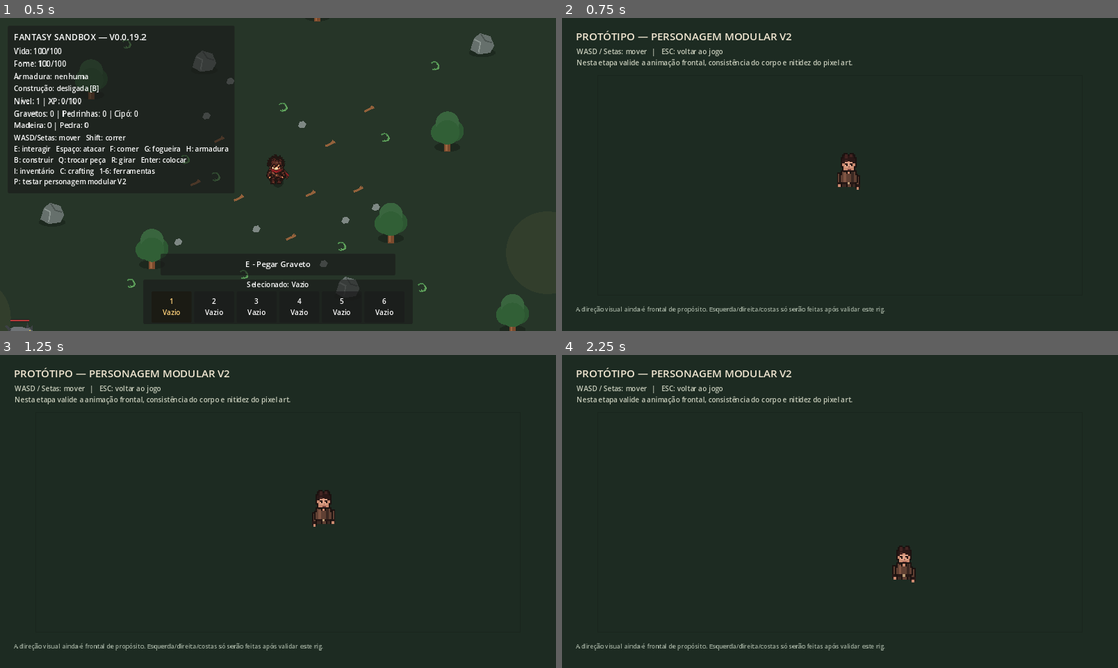
Above: before the commit, frames 1-4 (two rows, left to right).
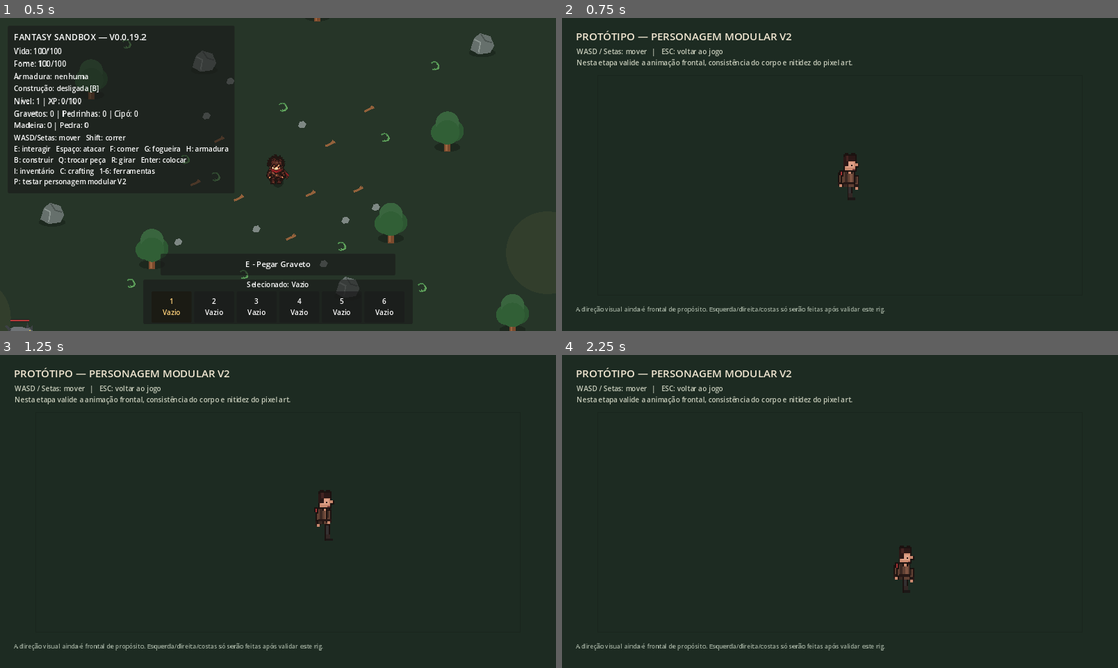
Above: after the commit, the same moments.

Repository: janduyankiingles-ops/Fantasy-Sandbox
Game: Godot game, scene res://scenes/main.tscn
The game is run twice, just before and just after one commit, with the same random seed, the same clock (stepped at 60 frames per second) and the same inputs.
Inputs:
- Up to frame 1 (0.5 s): no input
- Up to frame 2 (0.75 s): tap Enter at 0.5 s; hold D from 0.53 s (still down); tap P at 0.6 s
- Up to frame 3 (1.25 s): keep holding D; tap Space at 0.77 s
- Up to frame 4 (2.25 s): release D at 1.28 s; hold S 1.28-2.03 s; tap I at 1.35 s; tap Space at 1.52 s; hold D from 2.03 s (still down); tap C at 2.1 s

Frame 1 is identical in both runs. In frame 2, 0.2% of the frame differs, in the area x 49-54%, y 43-59%; in frame 3, 0.2%, in the area x 56-61%, y 43-60%; in frame 4, 0.2%.

Commit message:
v0.0.20: animate modular player in four directions

Diff:
--- a/scripts/player_v2_visual.gd
+++ b/scripts/player_v2_visual.gd
@@ -11,6 +11,7 @@
 @onready var scarf_right: Node2D = $ScarfRight
 
 var move_input: Vector2 = Vector2.ZERO
+var facing_direction: String = "down"
 var walk_phase: float = 0.0
 var idle_phase: float = 0.0
 
@@ -37,10 +38,18 @@
 	scarf_left_base = scarf_left.position
 	scarf_right_base = scarf_right.position
 
+	_set_facing("down")
 	_apply_idle_pose(0)
 
 func set_move_input(value: Vector2) -> void:
 	move_input = value
+
+	if move_input.length_squared() <= 0.0:
+		return
+
+	var new_direction: String = _direction_from_input(move_input)
+	if new_direction != facing_direction:
+		_set_facing(new_direction)
 
 func _process(delta: float) -> void:
 	if move_input.length_squared() > 0.0:
@@ -50,6 +59,126 @@
 		idle_phase = fmod(idle_phase + delta * 0.8, 1.0)
 		_animate_idle()
 
+func _direction_from_input(value: Vector2) -> String:
+	var abs_x: float = absf(value.x)
+	var abs_y: float = absf(value.y)
+
+	if abs_x > abs_y:
+		return "right" if value.x > 0.0 else "left"
+
+	if abs_y > abs_x:
+		return "down" if value.y > 0.0 else "up"
+
+	# Em diagonal perfeita, mantém a direção anterior se ela ainda
+	# participa do movimento.
+	if facing_direction == "left" and value.x < 0.0:
+		return "left"
+	if facing_direction == "right" and value.x > 0.0:
+		return "right"
+	if facing_direction == "up" and value.y < 0.0:
+		return "up"
+	if facing_direction == "down" and value.y > 0.0:
+		return "down"
+
+	return "down" if value.y > 0.0 else "up"
+
+func _set_facing(direction_name: String) -> void:
+	facing_direction = direction_name
+
+	shadow.call("set_facing", direction_name)
+	leg_left.call("set_facing", direction_name)
+	leg_right.call("set_facing", direction_name)
+	body.call("set_facing", direction_name)
+	arm_left.call("set_facing", direction_name)
+	arm_right.call("set_facing", direction_name)
+	head.call("set_facing", direction_name)
+	scarf_left.call("set_facing", direction_name)
+	scarf_right.call("set_facing", direction_name)
+
+	_apply_direction_layout()
+	_apply_idle_pose(0)
+
+func _apply_direction_layout() -> void:
+	# Posições-base específicas de cada orientação.
+	# Isso mantém pernas e braços legíveis sem redesenhar o personagem
+	# inteiro em cada frame.
+	match facing_direction:
+		"up":
+			leg_left_base = Vector2(-3, 7)
+			leg_right_base = Vector2(3, 7)
+			body_base = Vector2(0, -2)
+			arm_left_base = Vector2(-7, -3)
+			arm_right_base = Vector2(7, -3)
+			head_base = Vector2(0, -14)
+			scarf_left_base = Vector2(-3, -7)
+			scarf_right_base = Vector2(3, -7)
+
+			leg_left.z_index = -1
+			leg_right.z_index = -1
+			arm_left.z_index = 0
+			arm_right.z_index = 0
+			body.z_index = 1
+			scarf_left.z_index = 2
+			scarf_right.z_index = 2
+			head.z_index = 3
+
+		"left":
+			leg_left_base = Vector2(-2, 7)
+			leg_right_base = Vector2(2, 7)
+			body_base = Vector2(0, -2)
+			arm_left_base = Vector2(-5, -3)
+			arm_right_base = Vector2(5, -3)
+			head_base = Vector2(-1, -14)
+			scarf_left_base = Vector2(2, -7)
+			scarf_right_base = Vector2(4, -7)
+
+			leg_left.z_index = 0
+			leg_right.z_index = -1
+			arm_left.z_index = 2
+			arm_right.z_index = 0
+			body.z_index = 1
+			scarf_left.z_index = 0
+			scarf_right.z_index = 0
+			head.z_index = 3
+
+		"right":
+			leg_left_base = Vector2(-2, 7)
+			leg_right_base = Vector2(2, 7)
+			body_base = Vector2(0, -2)
+			arm_left_base = Vector2(-5, -3)
+			arm_right_base = Vector2(5, -3)
+			head_base = Vector2(1, -14)
+			scarf_left_base = Vector2(-4, -7)
+			scarf_right_base = Vector2(-2, -7)
+
+			leg_left.z_index = -1
+			leg_right.z_index = 0
+			arm_left.z_index = 0
+			arm_right.z_index = 2
+			body.z_index = 1
+			scarf_left.z_index = 0
+			scarf_right.z_index = 0
+			head.z_index = 3
+
+		_:
+			leg_left_base = Vector2(-3, 7)
+			leg_right_base = Vector2(3, 7)
+			body_base = Vector2(0, -2)
+			arm_left_base = Vector2(-7, -3)
+			arm_right_base = Vector2(7, -3)
+			head_base = Vector2(0, -14)
+			scarf_left_base = Vector2(-3, -7)
+			scarf_right_base = Vector2(3, -7)
+
+			leg_left.z_index = 0
+			leg_right.z_index = 0
+			arm_left.z_index = 2
+			arm_right.z_index = 2
+			body.z_index = 1
+			scarf_left.z_index = 0
+			scarf_right.z_index = 0
+			head.z_index = 3
+
 func _animate_walk() -> void:
 	var wave: float = sin(walk_phase * TAU)
 	var opposite_wave: float = sin((walk_phase + 0.5) * TAU)
@@ -60,18 +189,65 @@
 	var arm_left_step: int = roundi(opposite_wave)
 	var arm_right_step: int = roundi(wave)
 
-	leg_left.position = leg_left_base + Vector2(0, left_step)
-	leg_right.position = leg_right_base + Vector2(0, right_step)
-
-	arm_left.position = arm_left_base + Vector2(0, arm_left_step)
-	arm_right.position = arm_right_base + Vector2(0, arm_right_step)
+	if facing_direction == "left" or facing_direction == "right":
+		var horizontal_sign: int = 1 if facing_direction == "right" else -1
+
+		leg_left.position = leg_left_base + Vector2(
+			horizontal_sign * roundi(wave),
+			left_step
+		)
+		leg_right.position = leg_right_base + Vector2(
+			horizontal_sign * roundi(opposite_wave),
+			right_step
+		)
+
+		arm_left.position = arm_left_base + Vector2(
+			horizontal_sign * roundi(opposite_wave),
+			arm_left_step
+		)
+		arm_right.position = arm_right_base + Vector2(
+			horizontal_sign * roundi(wave),
+			arm_right_step
+		)
+	else:
+		leg_left.position = leg_left_base + Vector2(0, left_step)
+		leg_right.position = leg_right_base + Vector2(0, right_step)
+		arm_left.position = arm_left_base + Vector2(0, arm_left_step)
+		arm_right.position = arm_right_base + Vector2(0, arm_right_step)
 
 	body.position = body_base + Vector2(0, body_bob)
 	head.position = head_base + Vector2(0, body_bob)
 
 	var scarf_swing: int = roundi(wave)
-	scarf_left.position = scarf_left_base + Vector2(scarf_swing, body_bob)
-	scarf_right.position = scarf_right_base + Vector2(-scarf_swing, body_bob)
+
+	match facing_direction:
+		"left":
+			scarf_left.position = scarf_left_base + Vector2(
+				abs(scarf_swing),
+				body_bob
+			)
+			scarf_right.position = scarf_right_base + Vector2(
+				abs(scarf_swing),
+				body_bob
+			)
+		"right":
+			scarf_left.position = scarf_left_base + Vector2(
+				-abs(scarf_swing),
+				body_bob
+			)
+			scarf_right.position = scarf_right_base + Vector2(
+				-abs(scarf_swing),
+				body_bob
+			)
+		_:
+			scarf_left.position = scarf_left_base + Vector2(
+				scarf_swing,
+				body_bob
+			)
+			scarf_right.position = scarf_right_base + Vector2(
+				-scarf_swing,
+				body_bob
+			)
 
 	var shadow_pulse: int = roundi(absf(wave))
 	shadow.position = shadow_base + Vector2(0, shadow_pulse)
